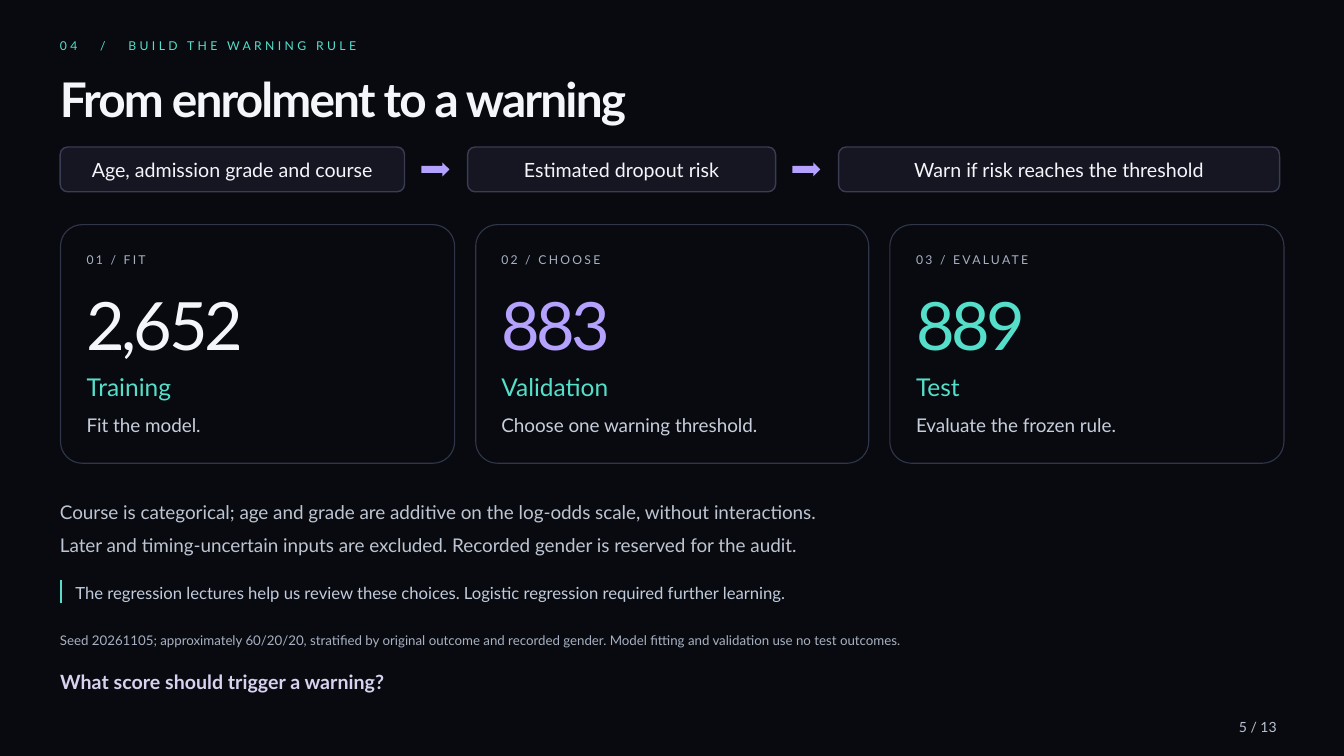
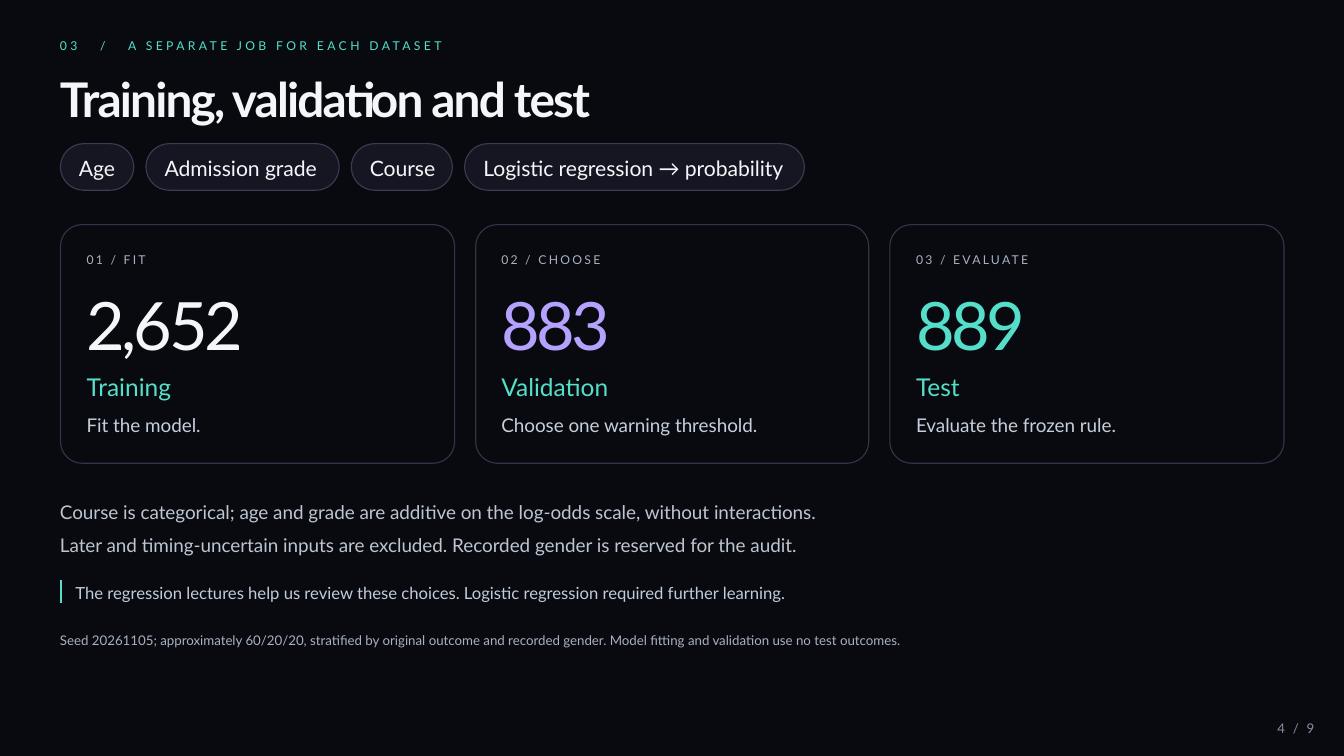
Before and after one commit to Tigershengsheng/ids-project, a slide deck: slide 4 of output/powerpoint/Student_Dropout_Presentation.pptx (slide 5 before the commit). Drawn at 1344x756 pixels with LibreOffice and Linux fonts; fonts in the diff are those of the drawing. Boxes give left, top, right and bottom in pixels: in the first picture for what was removed or moved away, otherwise in the second. Text is boxed around its words. In the diff, an @@ line names an element or a change of style, - is before the commit and + after.

```diff
--- a/output/powerpoint/Student_Dropout_Presentation.pptx
+++ b/output/powerpoint/Student_Dropout_Presentation.pptx
@@ text at [60, 41, 136, 50]: text changed @@
-04 / BUILD THE WARNING RULE
+03 / A SEPARATE JOB FOR EACH DATASET
@@ text at [60, 81, 590, 126]: text changed @@
-From enrolment to a warning
+Training, validation and test
@@ rounded rectangle removed at [60, 147, 405, 192] @@
@@ freeform shape added at [60, 144, 134, 191], fill #151621, outline #393C52 0.79 pt @@
@@ freeform shape added at [146, 144, 340, 191], fill #151621, outline #393C52 0.79 pt @@
@@ freeform shape added at [352, 144, 453, 191], fill #151621, outline #393C52 0.79 pt @@
@@ freeform shape added at [465, 144, 805, 191], fill #151621, outline #393C52 0.79 pt @@
@@ rounded rectangle removed at [468, 147, 776, 192] @@
@@ rounded rectangle removed at [839, 147, 1280, 192] @@
@@ text added at [79, 161, 115, 180], 15.1 pt, text #F5F6FA @@
+Age
@@ text "Admission grade" at [165, 160, 317, 180]: vertical alignment middle to top @@
@@ text at [165, 160, 317, 180]: text changed; size 14 to 15.1 pt @@
-Age, admission grade and course
+Admission grade
@@ text added at [370, 160, 435, 176], 15.1 pt, text #F5F6FA @@
+Course
@@ right arrow removed at [421, 162, 450, 176] @@
@@ text added at [483, 160, 783, 180], 15.1 pt, text #F5F6FA @@
+Logistic regression → probability
@@ text removed at [524, 162, 719, 181] @@
-Estimated dropout risk
@@ right arrow removed at [792, 162, 821, 176] @@
@@ text removed at [914, 162, 1203, 177] @@
-Warn if risk reaches the threshold
@@ text removed at [60, 674, 384, 693] @@
-What score should trigger a warning?
@@ text removed at [1239, 722, 1276, 732] @@
-5 / 13
@@ text added at [1277, 723, 1315, 733], 9.5 pt, text #8490A6 @@
+4 / 9
```
Also in this commit, not shown: 6 other slides changed, 2 slides added, 6 slides removed, 39 other files.
